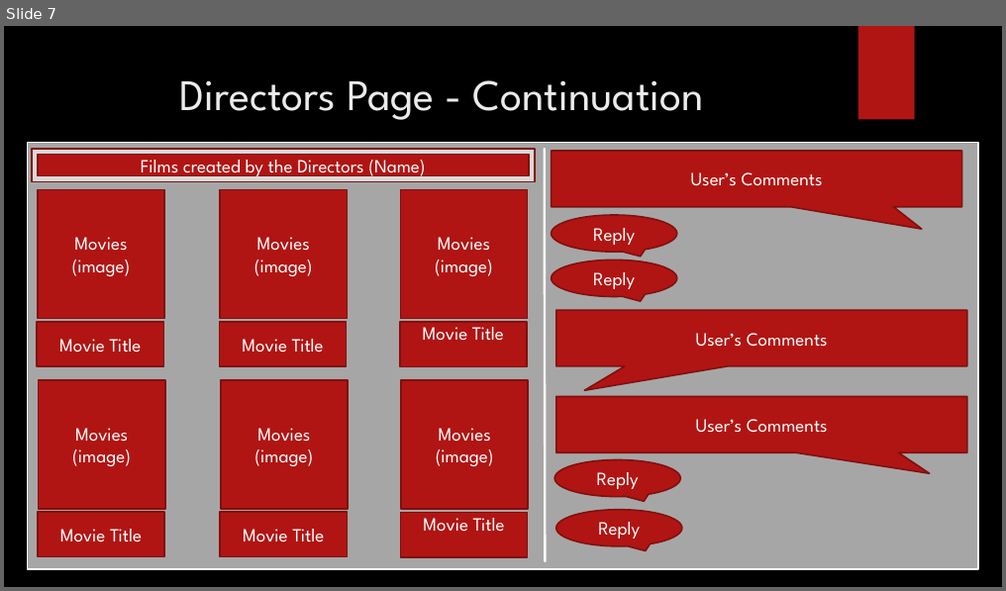
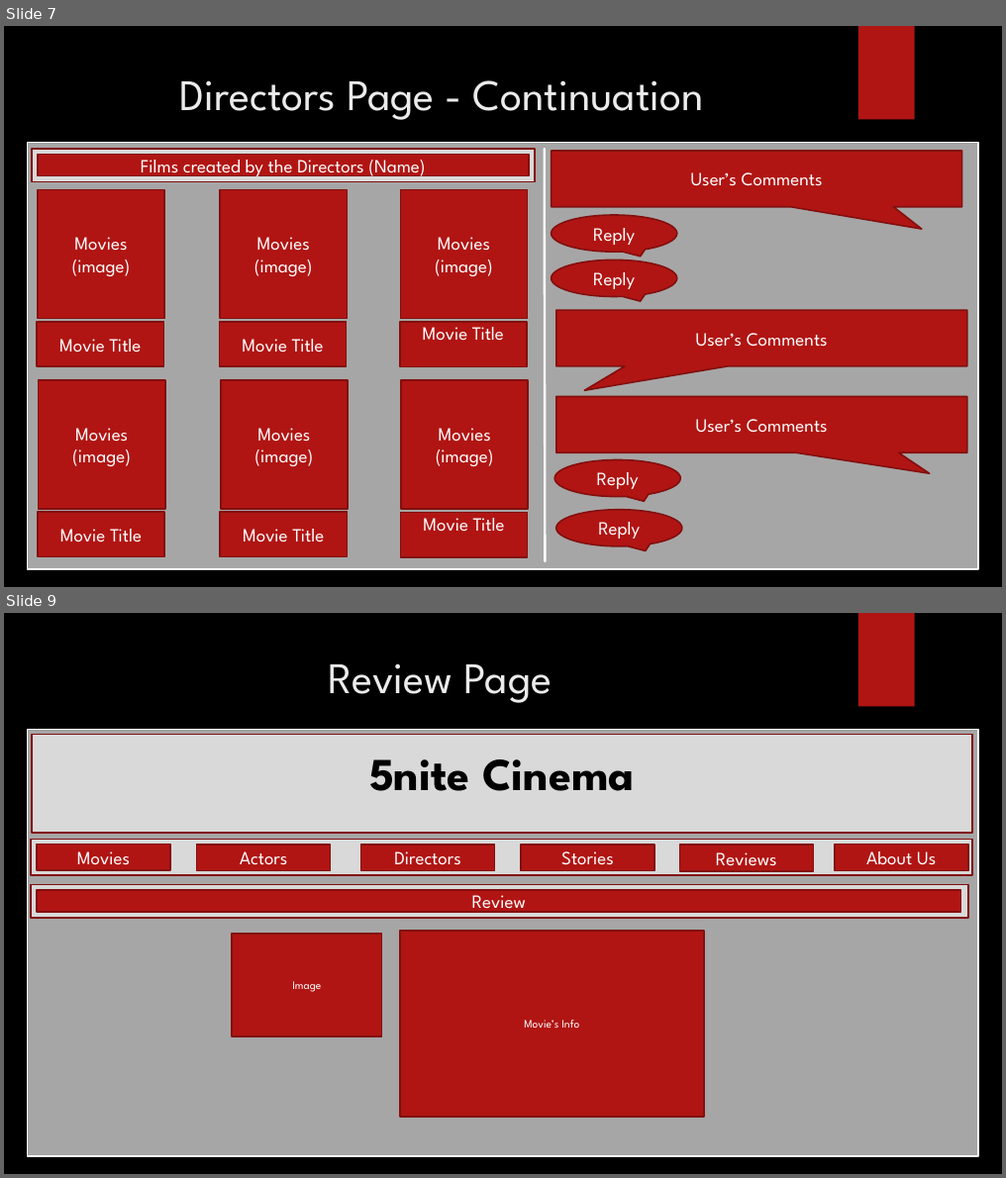
Before and after one commit to wtaylorLC/5nite, a slide deck: Storyboard.pptx. Shown one above the other, each under a label of ours: slide 7 before the commit, slides 7 and 9 after it; the slides between them are not shown. The pictures are 1006x591 and 1006x1178 pixels, drawn with LibreOffice and Linux fonts; fonts in the diff are those of the drawing; background and template pictures are left out. Boxes give left, top, right and bottom in pixels: in the first picture for what was removed or moved away, otherwise in the second. Text is boxed around its words. In the diff, an @@ line names an element or a change of style, - is before the commit and + after.

```diff
--- a/Storyboard.pptx
+++ b/Storyboard.pptx
@@ slide 9 added at (4,613,1002,1174), background picture (left out); not listed: 1 template element that a slide beside it also shows @@
@@ title added at (328,663,552,703), 42 pt, text #EBEBEB @@
+Review Page
@@ rectangle added at (27,729,979,1157), fill #A6A6A6, outline #FFFFFF 1.5 pt @@
@@ rectangle added at (32,735,972,833), fill #D9D9D9, outline #82100E 1.5 pt, 44 pt, text #000000, bold @@
+5nite Cinema
@@ rectangle added at (31,840,973,875), fill #D9D9D9, outline #82100E 1.5 pt @@
@@ rectangle added at (37,845,171,870), fill #B01513, outline #82100E 1.5 pt, 18 pt, text #FFFFFF @@
+Movies
@@ rectangle added at (196,845,331,870), fill #B01513, outline #82100E 1.5 pt, 18 pt, text #FFFFFF @@
+Actors
@@ rectangle added at (361,845,495,870), fill #B01513, outline #82100E 1.5 pt, 18 pt, text #FFFFFF @@
+Directors
@@ rectangle added at (522,845,655,870), fill #B01513, outline #82100E 1.5 pt, 18 pt, text #FFFFFF @@
+Stories
@@ rectangle added at (680,845,814,871), fill #B01513, outline #82100E 1.5 pt, 18 pt, text #FFFFFF @@
+Reviews
@@ rectangle added at (835,845,969,870), fill #B01513, outline #82100E 1.5 pt, 18 pt, text #FFFFFF @@
+About Us
@@ rectangle added at (31,884,968,918), fill #D9D9D9, outline #82100E 1.5 pt @@
@@ rectangle added at (37,890,961,912), fill #B01513, outline #82100E 1.5 pt, 18 pt, text #FFFFFF @@
+Review
@@ rectangle added at (232,934,381,1038), fill #B01513, outline #82100E 1.5 pt, 11 pt, text #FFFFFF @@
+Image
@@ rectangle added at (400,931,704,1118), fill #B01513, outline #82100E 1.5 pt, 11 pt, text #FFFFFF @@
+Movie’s Info
```
Also in this commit, not shown: 2 other slides added.
